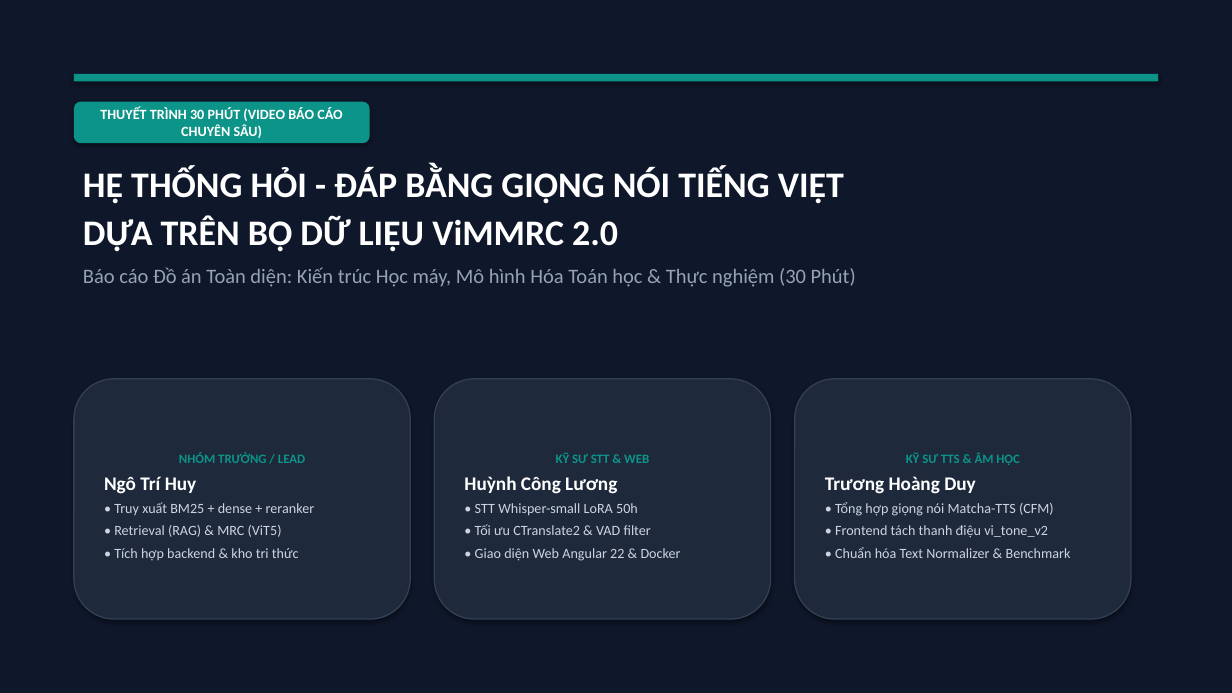
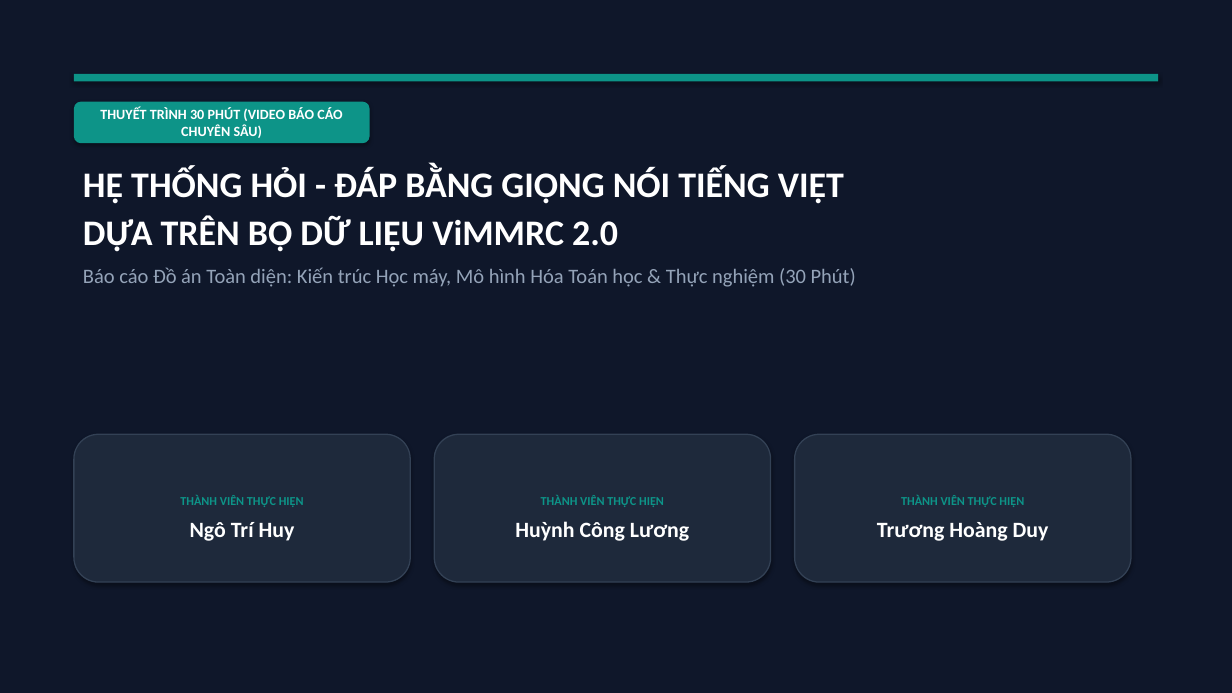
Before and after one commit to ngohuy04022000/vimmrc-qa-voice, a slide deck: slide 1 of docs/ViMMRC_Presentation_30min.pptx. Drawn at 1232x693 pixels with LibreOffice and Linux fonts; fonts in the diff are those of the drawing. Boxes give left, top, right and bottom in pixels: in the first picture for what was removed or moved away, otherwise in the second. Text is boxed around its words. In the diff, an @@ line names an element or a change of style, - is before the commit and + after.

```diff
--- a/docs/ViMMRC_Presentation_30min.pptx
+++ b/docs/ViMMRC_Presentation_30min.pptx
@@ rounded rectangle "THÀNH VIÊN THỰC HIỆN" resized from (x1=74, y1=379, x2=410, y2=619) to (x1=74, y1=434, x2=410, y2=582) @@
@@ rounded rectangle "THÀNH VIÊN THỰC HIỆN" resized from (x1=434, y1=379, x2=771, y2=619) to (x1=434, y1=434, x2=771, y2=582) @@
@@ rounded rectangle "THÀNH VIÊN THỰC HIỆN" resized from (x1=795, y1=379, x2=1131, y2=619) to (x1=795, y1=434, x2=1131, y2=582) @@
@@ text in rounded rectangle at (x1=114, y1=502, x2=315, y2=560): paragraphs removed @@
-• Truy xuất BM25 + dense + reranker
-• Retrieval (RAG) & MRC (ViT5)
-• Tích hợp backend & kho tri thức
@@ text in rounded rectangle at (x1=180, y1=495, x2=304, y2=507): text changed; size 10 to 9.5 pt @@
-NHÓM TRƯỞNG / LEAD
+THÀNH VIÊN THỰC HIỆN
@@ text in rounded rectangle at (x1=475, y1=503, x2=681, y2=561): paragraphs removed @@
-• STT Whisper-small LoRA 50h
-• Tối ưu CTranslate2 & VAD filter
-• Giao diện Web Angular 22 & Docker
@@ text in rounded rectangle at (x1=541, y1=495, x2=664, y2=507): text changed; size 10 to 9.5 pt @@
-KỸ SƯ STT & WEB
+THÀNH VIÊN THỰC HIỆN
@@ text in rounded rectangle at (x1=835, y1=502, x2=1071, y2=558): paragraphs removed @@
-• Tổng hợp giọng nói Matcha-TTS (CFM)
-• Frontend tách thanh điệu vi_tone_v2
-• Chuẩn hóa Text Normalizer & Benchmark
@@ text in rounded rectangle at (x1=901, y1=495, x2=1024, y2=507): text changed; size 10 to 9.5 pt @@
-KỸ SƯ TTS & ÂM HỌC
+THÀNH VIÊN THỰC HIỆN
@@ text in rounded rectangle at (x1=190, y1=522, x2=295, y2=541): size 15 to 17 pt in "Ngô Trí Huy"; alignment left to centre; more space between paragraphs @@
@@ text in rounded rectangle at (x1=515, y1=521, x2=689, y2=541): size 15 to 17 pt in "Huỳnh Công Lương"; alignment left to centre; more space between paragraphs @@
@@ text in rounded rectangle at (x1=877, y1=522, x2=1049, y2=541): size 15 to 17 pt in "Trương Hoàng Duy"; alignment left to centre; more space between paragraphs @@
```
Also in this commit, not shown: 23 other slides changed, 37 other files.
